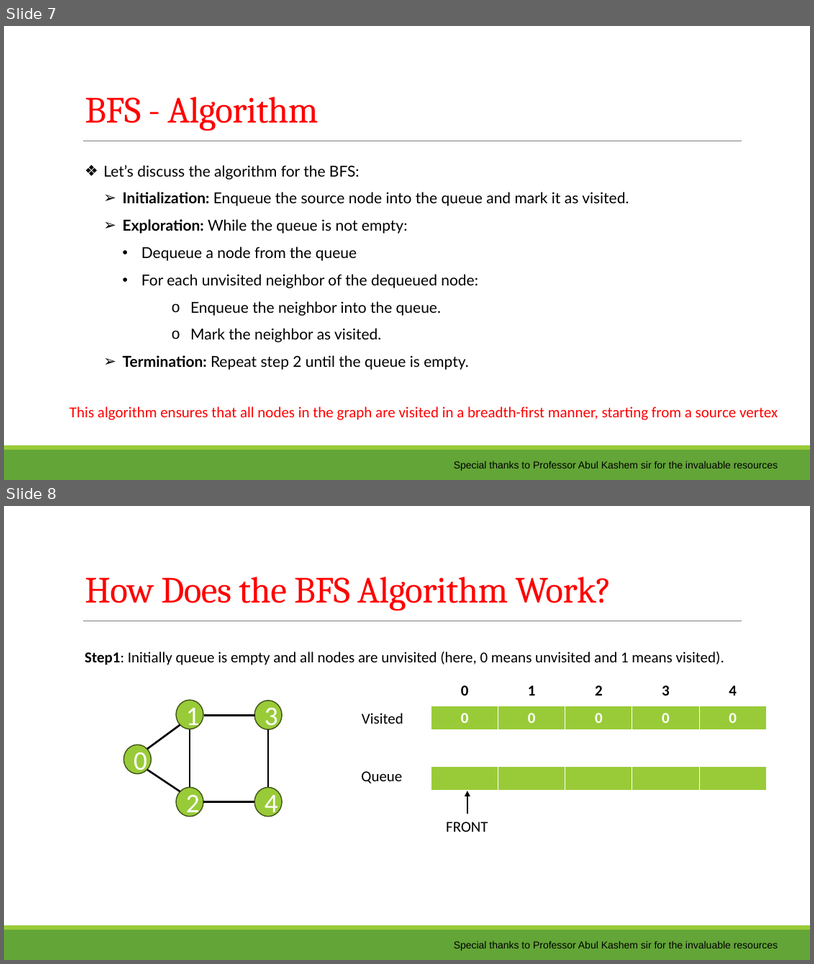
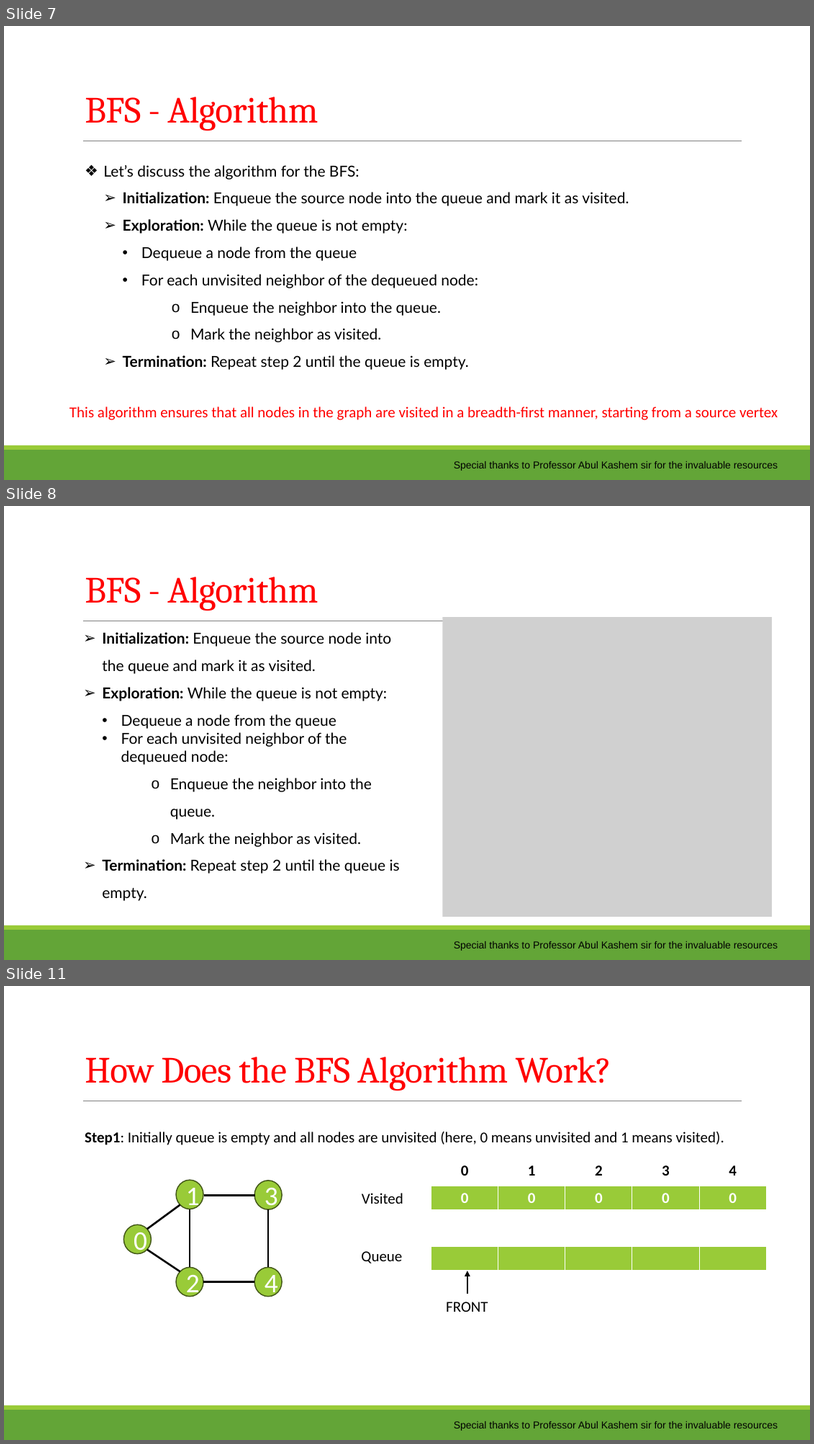
Before and after one commit to saifurrahman1701/Data-Structure-and-Algorithm-Course-Content-Theory-Sessional-, a slide deck: CSE 203/Course Content/02. Graph Searching.pptx. Shown one above the other, each under a label of ours: slides 7 and 8 before the commit, slides 7, 8 and 11 after it; the slides between them are not shown. The pictures are 814x964 and 814x1444 pixels, drawn with LibreOffice and Linux fonts; fonts in the diff are those of the drawing; grey boxes stand for pictures; background and template pictures are left out. Boxes give left, top, right and bottom in pixels: in the first picture for what was removed or moved away, otherwise in the second. Text is boxed around its words. In the diff, an @@ line names an element or a change of style, - is before the commit and + after.

```diff
--- a/CSE 203/Course Content/02. Graph Searching.pptx
+++ b/CSE 203/Course Content/02. Graph Searching.pptx
@@ slide 8 added at bbox=[4, 506, 810, 960], background #FFFFFF; not listed: 3 template elements that a slide beside it also shows @@
@@ title added at bbox=[85, 577, 318, 610], 44 pt, text #FF0000 @@
+BFS - Algorithm
@@ text added at bbox=[102, 632, 400, 901], 18 pt, text #000000 @@
+➢ Initialization: Enqueue the source node into the queue and mark it as visited.
+➢ Exploration: While the queue is not empty:
+• Dequeue a node from the queue
+• For each unvisited neighbor of the dequeued node:
+  o Enqueue the neighbor into the queue.
+  o Mark the neighbor as visited.
+➢ Termination: Repeat step 2 until the queue is empty.
@@ picture added at bbox=[443, 618, 773, 917] @@
@@ text added at bbox=[454, 941, 778, 950], 12 pt, text #000000 @@
+Special thanks to Professor Abul Kashem sir for the invaluable resources
@@ what was slide 8 is now slide 11 @@
```
Also in this commit, not shown: 6 other slides added.
